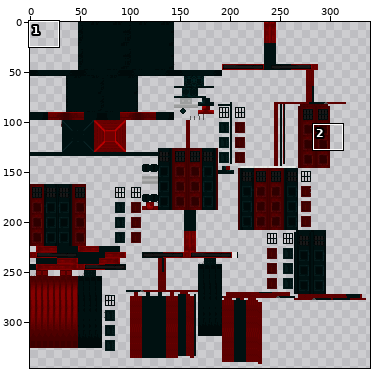
Sprite sheet, stored at src/main/resources/assets/awt/textures/blockentities/exteriors/gamblebox/gamblebox.png. The picture above shows the old version from afar; the outline marks the close-up.
Close-up. First the earlier version:
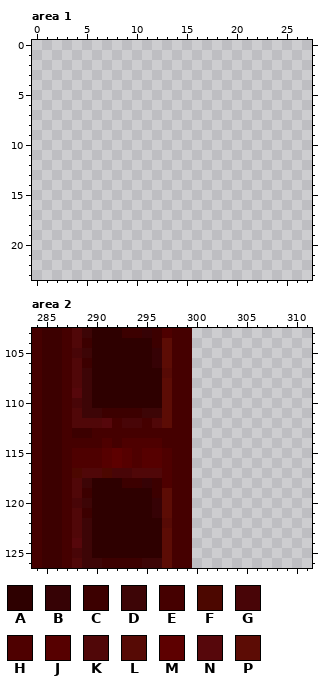
The file is 512x512 pixels. Pixels under 10% opacity are left out. Colours within 5 levels of each other are drawn and written as one. Shown: area 1: x 0..27, y 0..23; area 2: x 284..311, y 103..126. The wide view leaves out empty margins.
Palette (. is transparent): A #2e0000  B #360205  C #3c0000  D #3d0506  E #450000  F #4c0700  G #480507  H #4e0000  J #560000  K #500708  L #560a05  M #5d0000  N #56070b  P #5c0c05
Pixels before, area 2, first column x 284:
103 ECCEKDAAACCBCHEE
104 ECCEKCAAAAAACPEE
105 ECCEGDAAAAAABPEE
106 ECCEKCAAAAAABPEE
107 ECCEKDAAAAAAALEE
108 ECCEKDAAAAAAAPEE
109 ECCENDAAAAAAAPEE
110 ECCEGDAAAAAAAPEE
111 ECCEKDDCCCCDDPEE
112 ECCEKKKNEGGEKPEE
113 ECCECCEEEEEEEEEE
114 ECCEEEEHEHHHHEEE
115 ECCEHHHJMJHJJHEE
116 ECCEHHHJMJHJJHEE
117 ECCEFKKFGGKKKHEE
118 ECCEKDAAACCBCHEE
119 ECCEKCAAAAAACPEE
120 ECCEGDAAAAAABPEE
121 ECCEKCAAAAAABPEE
122 ECCEKDAAAAAAALEE
123 ECCEKDAAAAAAAPEE
124 ECCENDAAAAAAAPEE
125 ECCEGDAAAAAAAPEE
126 ECCEKDDCCCCDDPEE
Once edited:
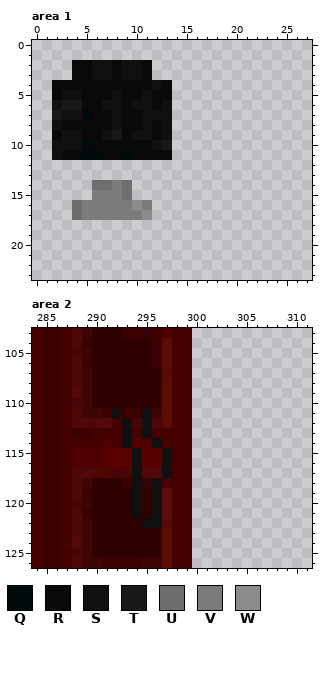
Colours new in this view: Q #000a0a  R #090909  S #101010  T #181818  U #6e6e6e  V #7b7b7b  W #8c8c8c
Commit: gave gamblebox a phone cuz i can
The edit:
Area 1:
y 2..3: x 4..11 ........ -> RRSSRSSR
y 4: x 2..13 ............ -> RRRRRRRRRRSR
y 5: x 2..13 ............ -> RSSRRRSRRSRR
y 6: x 2..13 ............ -> STTRRSSRSSRS
y 7: x 2..13 ............ -> TSSQRRSRRSSS
y 8: x 2..13 ............ -> SRRRRRSRRSRS
y 9: x 2..13 ............ -> RSSRRSTRSSRS
y 10: x 2..13 ............ -> SSSQRRRRRRST
y 11: x 2..13 ............ -> SRRQQRRQRRRR
y 14: x 6..9 .... -> UUVU
y 15: x 6..9 .... -> VVVU
y 16: x 4..11 ........ -> UVVVVVWV
y 17: x 4..11 ........ -> UVVVVVVW
Area 2:
y 111: x 292 C -> S; x 295 D -> S
y 112: x 293 G -> S; x 295 E -> S
y 113: x 293 E -> S; x 295 E -> S
y 114: x 293 H -> S; x 296 H -> S
y 115..116: x 294 H -> S; x 297 H -> S
y 117: x 294 K -> S; x 297 H -> S
y 118: x 294 C -> S; x 296 C -> S
y 119: x 294 A -> S; x 296 C -> S
y 120..121: x 294 A -> S; x 296 B -> S
y 122: x 295..296 AA -> SS
Pixel boxes of the changes (left, top, right, bottom) in both close-ups:
added: (52, 60, 172, 220)
changed: (112, 408, 172, 528)
